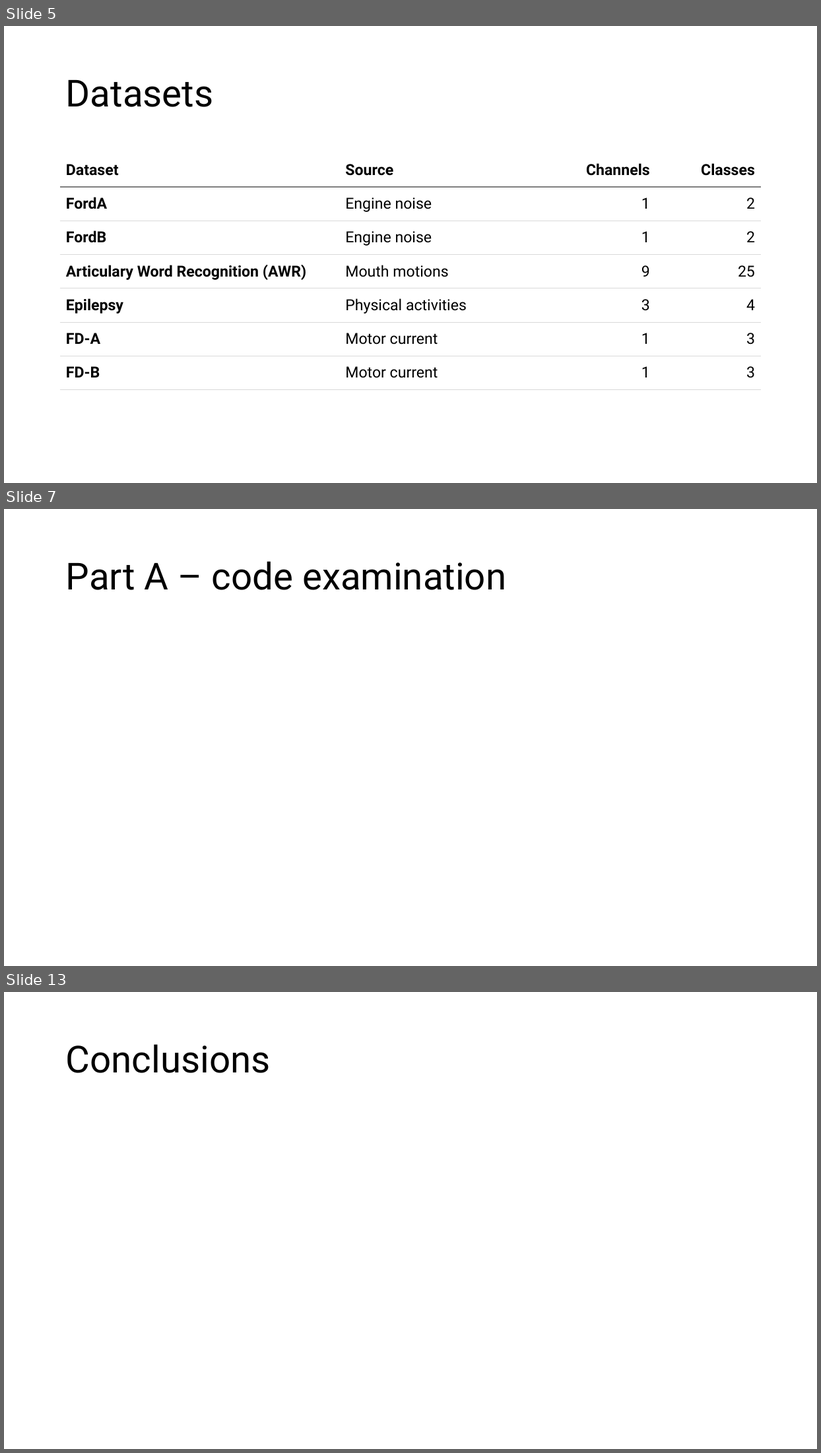
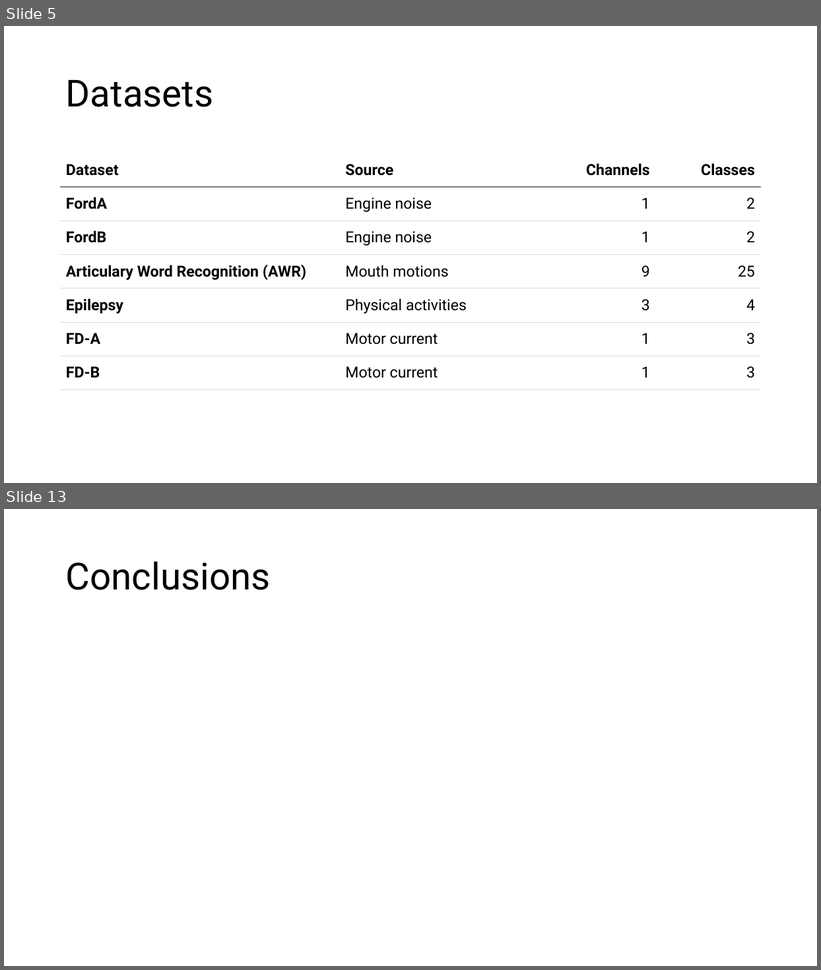
Before and after one commit to FVardi/PhD-Courses, a slide deck: Deep learning for time-series/Assignment 4/Presentation.pptx. Shown one above the other, each under a label of ours: slides 5, 7 and 13 before the commit, slides 5 and 13 after it; the slides between them are not shown. The pictures are 821x1453 and 821x970 pixels, drawn with LibreOffice and Linux fonts; fonts in the diff are those of the drawing. Boxes give left, top, right and bottom in pixels: in the first picture for what was removed or moved away, otherwise in the second. Text is boxed around its words. In the diff, an @@ line names an element or a change of style, - is before the commit and + after.

```diff
--- a/Deep learning for time-series/Assignment 4/Presentation.pptx
+++ b/Deep learning for time-series/Assignment 4/Presentation.pptx
@@ slide 7 removed at bbox=[4, 509, 817, 966], background #FFFFFF @@
@@ title removed at bbox=[66, 561, 506, 590] @@
-Part A – code examination
```
Also in this commit, not shown: 5 slides changed, 2 slides added, 1 other slide removed.
